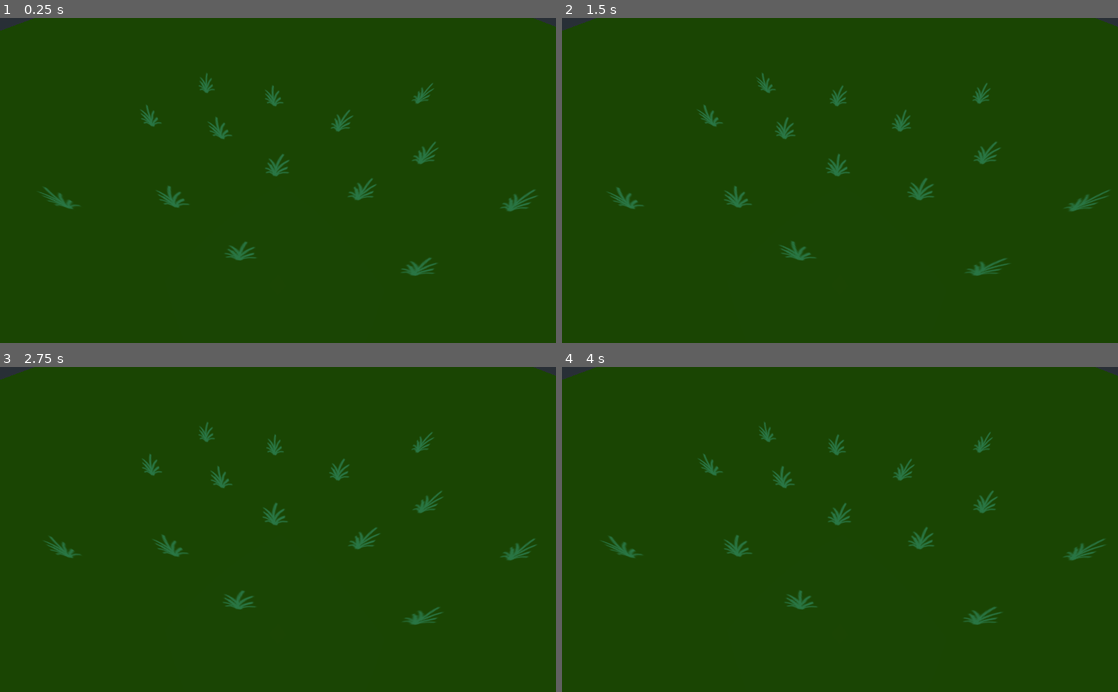
Above: before the commit, frames 1-4 (two rows, left to right).
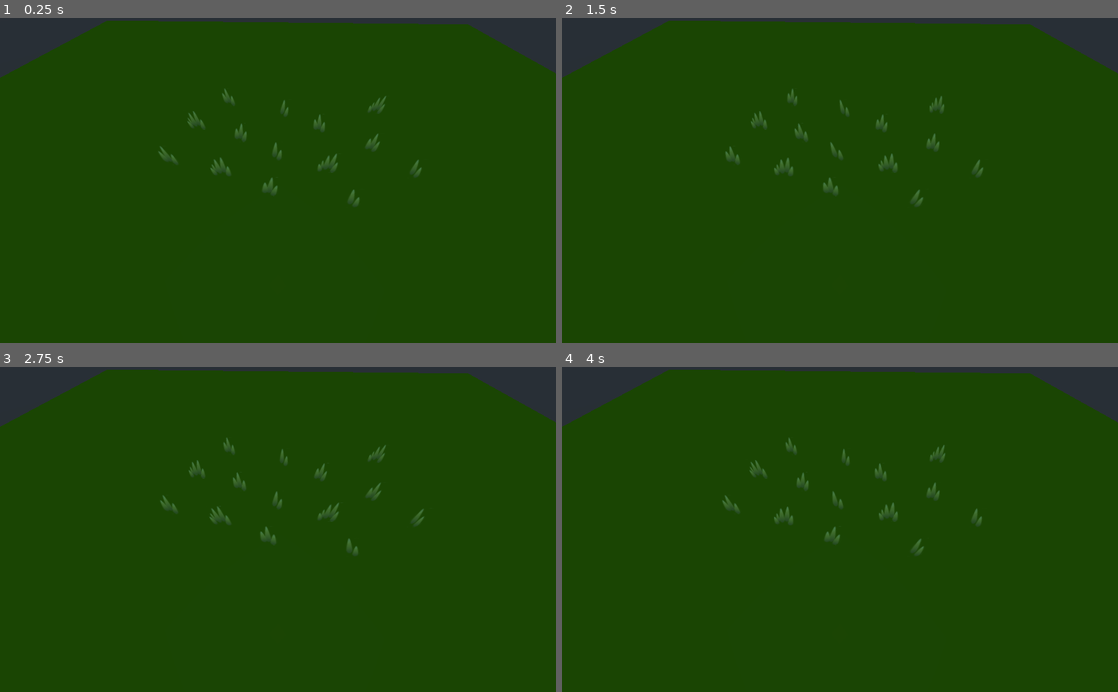
Above: after the commit, the same moments.

Repository: gordonshamway23/WakeCupGift
Game: Godot game, scene res://grass_test.tscn
Two runs of this game, one before a commit and one after it. Both use one fixed random seed, a clock stepped at 60 frames per second and the inputs below.
Inputs:
- Up to frame 1 (0.25 s): no input
- Up to frame 2 (1.5 s): no input
- Up to frame 3 (2.75 s): no input
- Up to frame 4 (4 s): no input

The runs differ from the first frame. In frame 1, 6.5% of the frame differs, in the area x 0-100%, y 0-80%; in frame 2, 6.5%; in frame 3, 6.5%; in frame 4, 6.5%.

Commit message:
Nicer grass tuft graphics by Basil, shader adjusted to handle variants.

Diff:
--- a/grass_test.tscn
+++ b/grass_test.tscn
@@ -1,7 +1,8 @@
-[gd_scene load_steps=6 format=2]
+[gd_scene load_steps=7 format=2]
 
 [ext_resource path="res://grass_wobble_shader.gdshader" type="Shader" id=1]
 [ext_resource path="res://grass_tuft.png" type="Texture" id=2]
+[ext_resource path="res://grass_tuft_variations.png" type="Texture" id=3]
 
 [sub_resource type="SpatialMaterial" id=3]
 albedo_color = Color( 0.14902, 0.321569, 0, 1 )
@@ -16,14 +17,10 @@
 shader_param/specular = 0.5
 shader_param/metallic = 0.0
 shader_param/roughness = 1.0
-shader_param/point_size = 1.0
-shader_param/uv1_scale = Vector3( 1, 1, 1 )
-shader_param/uv1_offset = Vector3( 0, 0, 0 )
-shader_param/uv2_scale = Vector3( 1, 1, 1 )
-shader_param/uv2_offset = Vector3( 0, 0, 0 )
 shader_param/shear_wobble_strength = 0.25
 shader_param/shear_wobble_speed = 2.0
-shader_param/texture_albedo = ExtResource( 2 )
+shader_param/count_variants = 3
+shader_param/texture_albedo = ExtResource( 3 )
 
 [node name="GrassTest" type="Spatial"]
 
@@ -32,12 +29,12 @@
 mesh = SubResource( 4 )
 
 [node name="GrassTuft" type="Sprite3D" parent="."]
-transform = Transform( 1, 0, 0, 0, 0.939184, 0.343414, 0, -0.343414, 0.939184, 0, 0.216167, 0 )
+transform = Transform( 1, 0, 0, 0, 0.939184, 0.343414, 0, -0.343414, 0.939184, -0.0766345, 0.216167, 0.0493307 )
 material_override = SubResource( 2 )
 texture = ExtResource( 2 )
 
 [node name="GrassTuft2" type="Sprite3D" parent="."]
-transform = Transform( 1, 0, 0, 0, 0.939184, 0.343414, 0, -0.343414, 0.939184, -1.20352, 0.216167, -0.953532 )
+transform = Transform( 1, 0, 0, 0, 0.939184, 0.343414, 0, -0.343414, 0.939184, -1.31619, 0.216167, -0.731158 )
 material_override = SubResource( 2 )
 texture = ExtResource( 2 )
 
@@ -62,22 +59,22 @@
 texture = ExtResource( 2 )
 
 [node name="GrassTuft7" type="Sprite3D" parent="."]
-transform = Transform( 1, 0, 0, 0, 0.939184, 0.343414, 0, -0.343414, 0.939184, -0.105579, 0.216167, -2.205 )
+transform = Transform( 1, 0, 0, 0, 0.939184, 0.343414, 0, -0.343414, 0.939184, 0.109323, 0.216167, -2.092 )
 material_override = SubResource( 2 )
 texture = ExtResource( 2 )
 
 [node name="GrassTuft8" type="Sprite3D" parent="."]
-transform = Transform( 1, 0, 0, 0, 0.939184, 0.343414, 0, -0.343414, 0.939184, 2.84621, 0.216167, -0.384897 )
+transform = Transform( 1, 0, 0, 0, 0.939184, 0.343414, 0, -0.343414, 0.939184, 2.92991, 0.216167, -0.408503 )
 material_override = SubResource( 2 )
 texture = ExtResource( 2 )
 
 [node name="GrassTuft9" type="Sprite3D" parent="."]
-transform = Transform( 1, 0, 0, 0, 0.939184, 0.343414, 0, -0.343414, 0.939184, -0.453214, 0.216167, 1.45343 )
+transform = Transform( 1, 0, 0, 0, 0.939184, 0.343414, 0, -0.343414, 0.939184, -0.223428, 0.216167, 1.29264 )
 material_override = SubResource( 2 )
 texture = ExtResource( 2 )
 
 [node name="GrassTuft10" type="Sprite3D" parent="."]
-transform = Transform( 1, 0, 0, 0, 0.939184, 0.343414, 0, -0.343414, 0.939184, -3.38214, 0.216167, 0.771299 )
+transform = Transform( 1, 0, 0, 0, 0.939184, 0.343414, 0, -0.343414, 0.939184, -3.25219, 0.216167, 0.321215 )
 material_override = SubResource( 2 )
 texture = ExtResource( 2 )
 
@@ -102,5 +99,5 @@
 texture = ExtResource( 2 )
 
 [node name="Camera" type="Camera" parent="."]
-transform = Transform( 0.999451, -0.0278998, 0.0178441, 0, 0.538801, 0.842433, -0.0331182, -0.841971, 0.538506, 0.097144, 2.5516, 1.81678 )
+transform = Transform( 0.999451, -0.0278999, 0.0178441, 0, 0.538801, 0.842433, -0.0331182, -0.841971, 0.538505, 0.097144, 3.91359, 3.44793 )
 fov = 89.4739
--- a/grass_wobble_shader.gdshader
+++ b/grass_wobble_shader.gdshader
@@ -1,4 +1,6 @@
 // NOTE: Shader automatically converted from Godot Engine 3.5.3.stable's SpatialMaterial.
+
+// This shader could theoretically also work on a mesh instance, but I think a 3d sprite is enough for grass.
 
 shader_type spatial;
 // skip_vertex_transform is important, so one can change vertex transformation
@@ -8,26 +10,33 @@
 uniform float specular;
 uniform float metallic;
 uniform float roughness : hint_range(0,1);
-uniform float point_size : hint_range(0,128);
-uniform vec3 uv1_scale;
-uniform vec3 uv1_offset;
-uniform vec3 uv2_scale;
-uniform vec3 uv2_offset;
 
+// shear wobble animation strength
 uniform float shear_wobble_strength = 0.5;
+
+// shear wobble animation speed
 uniform float shear_wobble_speed = 1.0;
 
+//how many variations of grass tufts are in the texture
+uniform int count_variants = 1;
+
 void vertex() {
-	vec4 vert_pos_world = WORLD_MATRIX * vec4(VERTEX, 1.0);
+	//position of the node origin in world space
+	vec4 obj_pos_world = WORLD_MATRIX * vec4(0.0,0.0,0.0,1.0);
 
-	//sin phase derived from vertex world position, so that not all sprite wobble the same :)
-	float shear_wobble_phase = vert_pos_world.x + vert_pos_world.y + vert_pos_world.z;
+	//a number that varies by world position of the node
+	float variation = (obj_pos_world.x + obj_pos_world.y + obj_pos_world.z) * 10.0;
 
+	//let vertex wobble by shearing it
+	//sin phase derived from node world position, so that not all grass tufts wobble the same :)
+	float shear_wobble_phase = variation;
 	float shear_wobble = sin(TIME*shear_wobble_speed + shear_wobble_phase) * shear_wobble_strength;
 	mat4 shear_wobble_mat = mat4(vec4(1,0,0,0), vec4(shear_wobble,1,0,0), vec4(0,0,1,0), vec4(0,0,0,1));
-	VERTEX = (INV_CAMERA_MATRIX * shear_wobble_mat * vert_pos_world).xyz;
+	VERTEX = (INV_CAMERA_MATRIX * shear_wobble_mat * WORLD_MATRIX * vec4(VERTEX, 1.0)).xyz;
 
-	UV=UV*uv1_scale.xy+uv1_offset.xy;
+	// select a grass tuft variant depending on world pos
+	int variant_index = int(variation) % count_variants;
+	UV.x = (float(variant_index)+UV.x)/float(count_variants);
 }
 
 
Binary file changed: grass_tuft.png
Binary file added: grass_tuft_variations.png
Not shown, added: grass_tuft_variations.png.import
